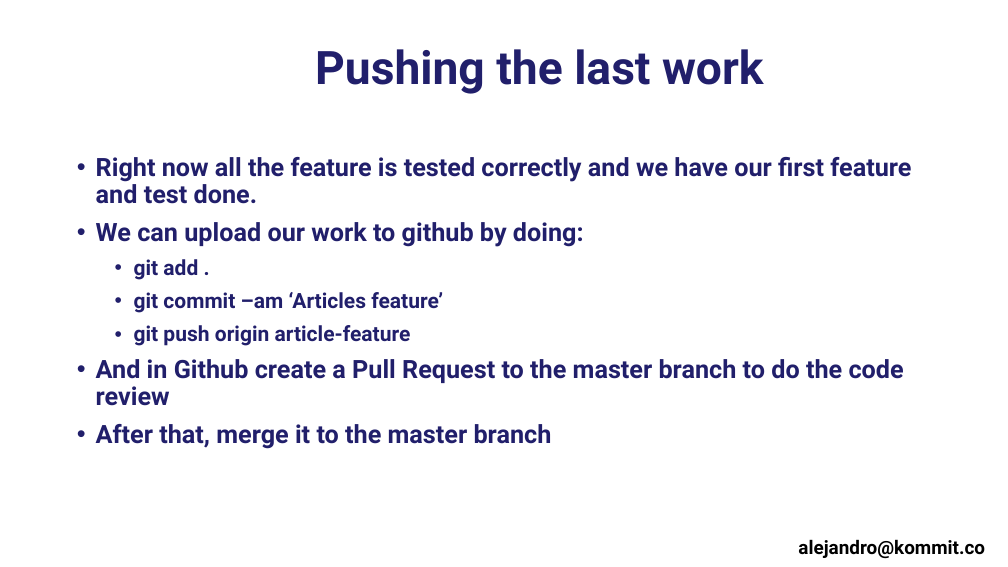
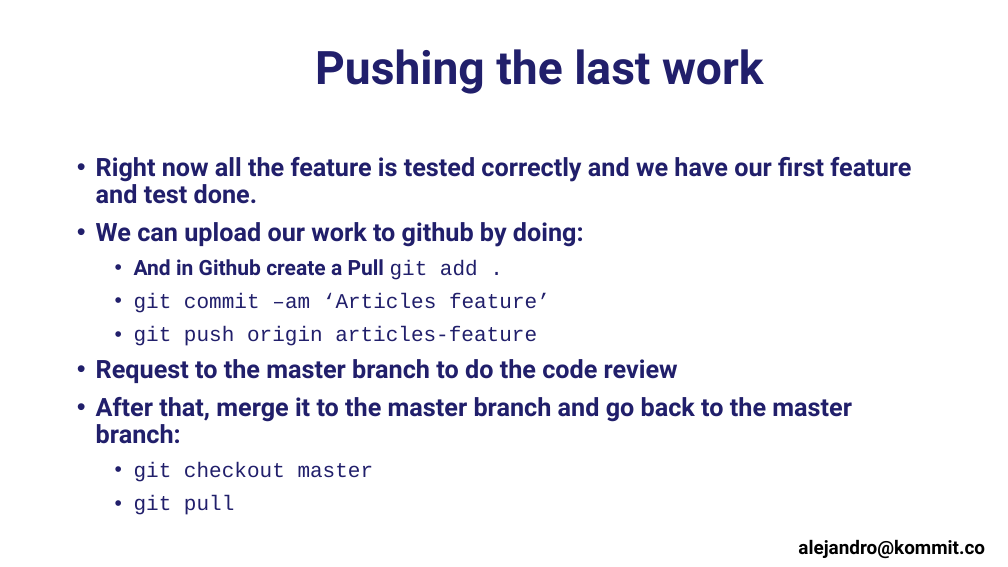
Before and after one commit to alejandrotoro/RubyOnRailsCourse, a slide deck: slide 24 of Section 3 - BDD.pptx. Drawn at 1008x567 pixels with LibreOffice and Linux fonts; fonts in the diff are those of the drawing; background and template pictures are left out. Boxes give left, top, right and bottom in pixels: in the first picture for what was removed or moved away, otherwise in the second. Text is boxed around its words. In the diff, an @@ line names an element or a change of style, - is before the commit and + after.

```diff
--- a/Section 3 - BDD.pptx
+++ b/Section 3 - BDD.pptx
@@ text at [134,259,478,280]: text changed @@
-    • git add .
+    • And in Github create a Pull git add .
@@ text at [134,293,550,313]: font Roboto to Courier New, bold off in "git commit –am ‘Articles feature’" @@
@@ text at [96,326,852,515]: text changed @@
-    • git push origin article-feature
-  • And in Github create a Pull Request to the master branch to do the code review
-  • After that, merge it to the master branch
+    • git push origin articles-feature
+  • Request to the master branch to do the code review
+  • After that, merge it to the master branch and go back to the master branch:
+    • git checkout master
+    • git pull
```
Also in this commit, not shown: 2 other slides changed, 1 other file.
